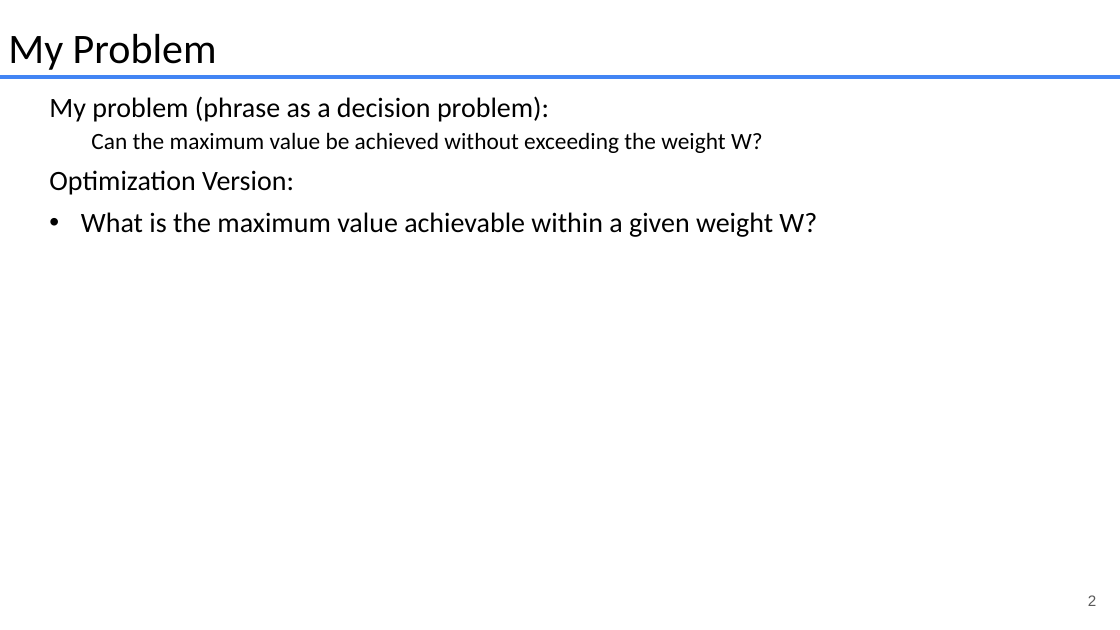
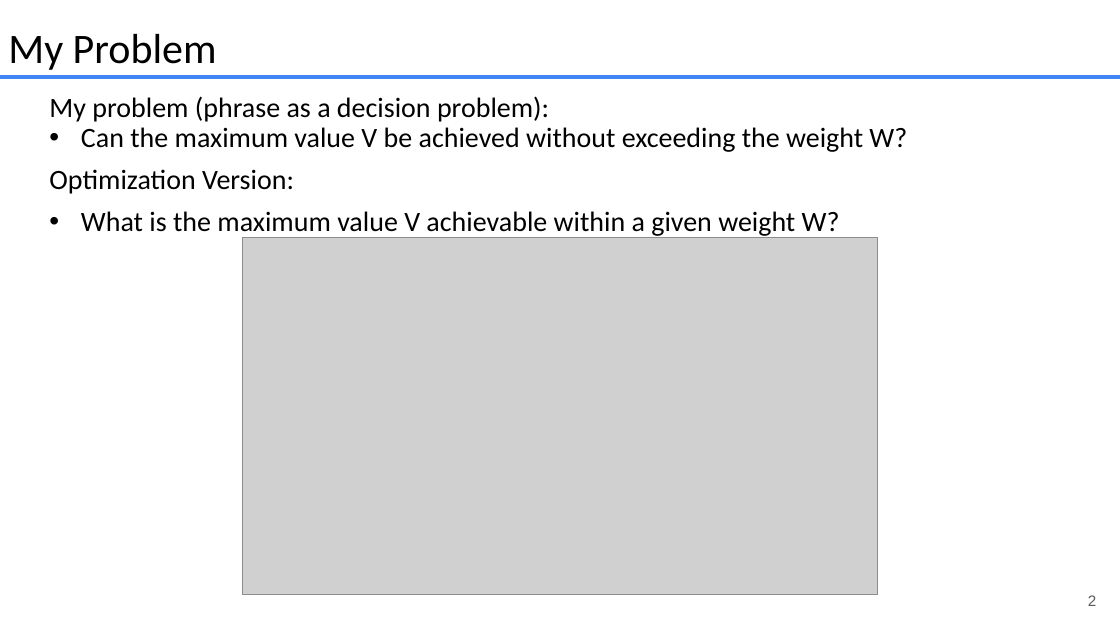
Before and after one commit to JustinMatthewNewman/cs412_FinalProject, a slide deck: slide 2 of presentations/problem_presentation.pptx. Drawn at 1120x630 pixels with LibreOffice and Linux fonts; fonts in the diff are those of the drawing; grey boxes stand for pictures. Boxes give left, top, right and bottom in pixels: in the first picture for what was removed or moved away, otherwise in the second. Text is boxed around its words. In the diff, an @@ line names an element or a change of style, - is before the commit and + after.

```diff
--- a/presentations/problem_presentation.pptx
+++ b/presentations/problem_presentation.pptx
@@ text at <box>81,127,907,152</box>: text changed; size 20 to 24 pt @@
-  Can the maximum value be achieved without exceeding the weight W?
+• Can the maximum value V be achieved without exceeding the weight W?
@@ text at <box>81,211,840,238</box>: text changed @@
-• What is the maximum value achievable within a given weight W?
+• What is the maximum value V achievable within a given weight W?
@@ picture added at <box>243,237,878,594</box> @@
```
Also in this commit, not shown: 3 other slides changed, 4 slides added, 1 slide removed.
